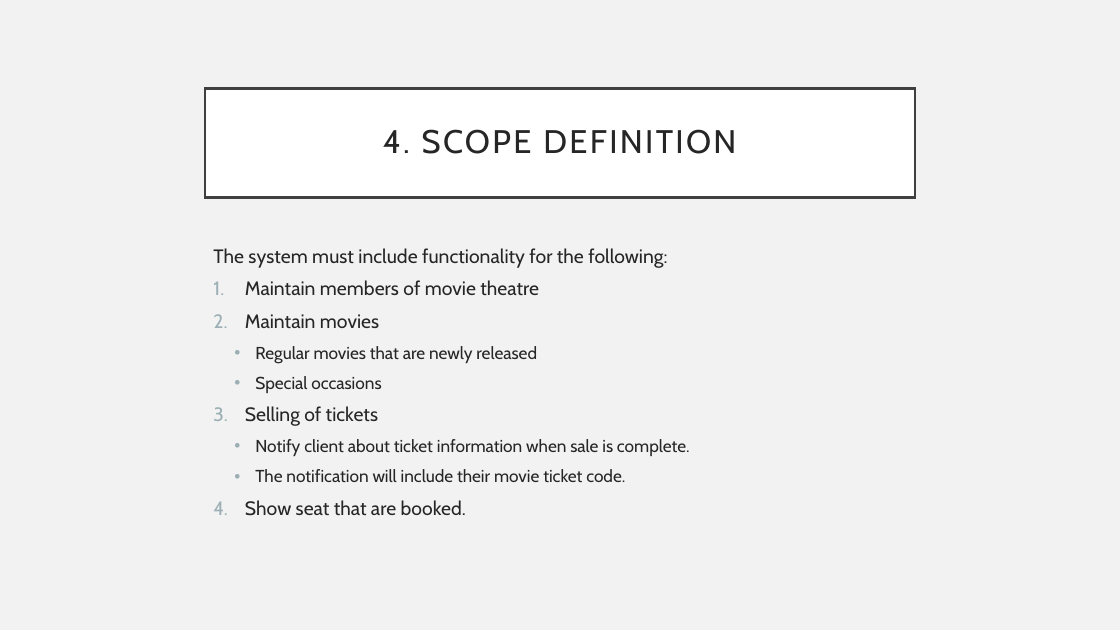
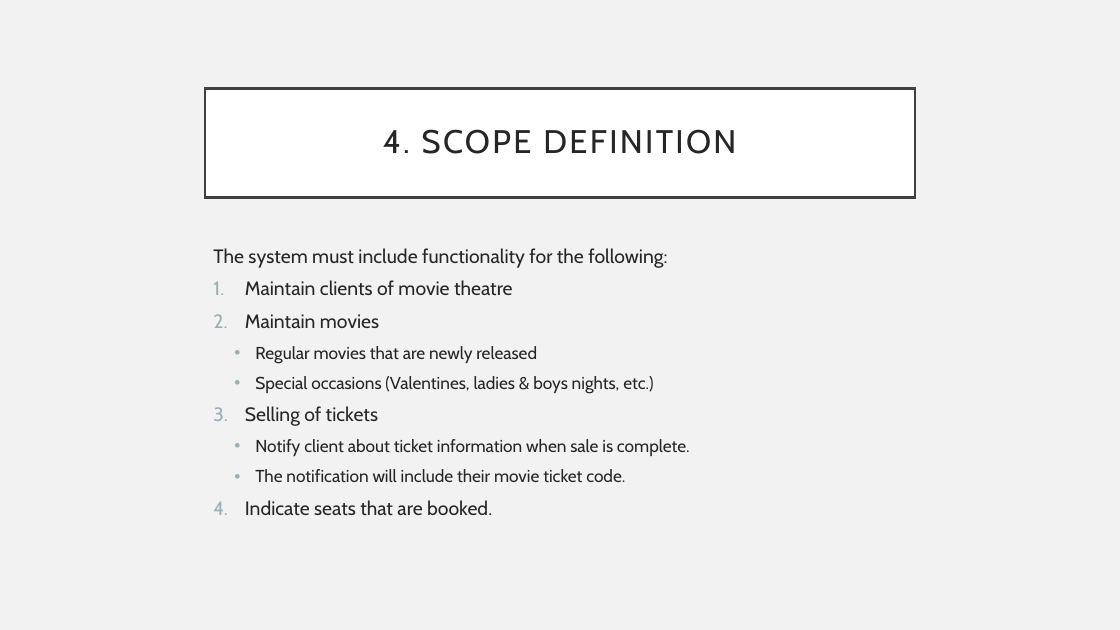
Before and after one commit to Jeaninjeanz/CMPG213, a slide deck: slide 7 of Powerpoint Version 2.pptx. Drawn at 1120x630 pixels with LibreOffice and Linux fonts; fonts in the diff are those of the drawing. Boxes give left, top, right and bottom in pixels: in the first picture for what was removed or moved away, otherwise in the second. Text is boxed around its words. In the diff, an @@ line names an element or a change of style, - is before the commit and + after.

Commit message:
Moderated files
Simply checked spelling (which was fine) and fixed a few small grammar errors. Also some layout issues with powerpoint, but nothing major

```diff
--- a/Powerpoint Version 2.pptx
+++ b/Powerpoint Version 2.pptx
@@ text at bbox=[245, 280, 513, 295]: text changed @@
-1. Maintain members of movie theatre
+1. Maintain clients of movie theatre
@@ text at bbox=[255, 376, 653, 394]: text changed @@
-  • Special occasions
+  • Special occasions (Valentines, ladies & boys nights, etc.)
@@ text at bbox=[245, 500, 492, 515]: text changed @@
-4. Show seat that are booked.
+4. Indicate seats that are booked.
```
Also in this commit, not shown: 8 other slides changed.
